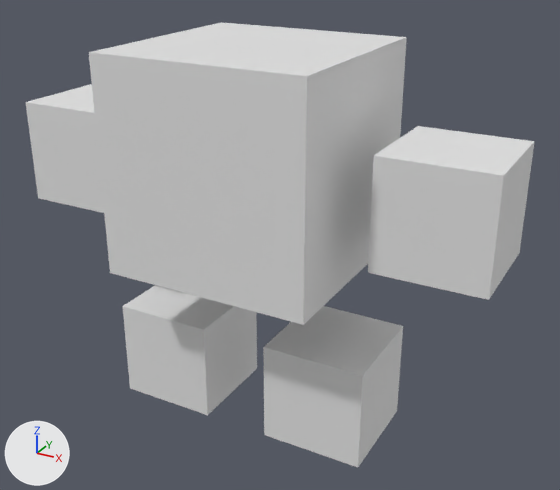
Two versions of the Blender file _sync/游戏开发/丧尸危机复刻/体素艺术/ZeroB.blend, one commit apart.
One viewpoint serves both versions: a camera (50 mm lens) standing at (0.0209, -0.0354, 0.0286) and looking at (0.0011, 0.0005, 0.0107). The axes (+X, +Y, +Z) are drawn at lower left. The lights are the same throughout.

Objects in the first picture: 'ZeroBBody.001', 'ZeroBFootL', 'ZeroBFootR', 'ZeroBHandL', 'ZeroBHandR'.
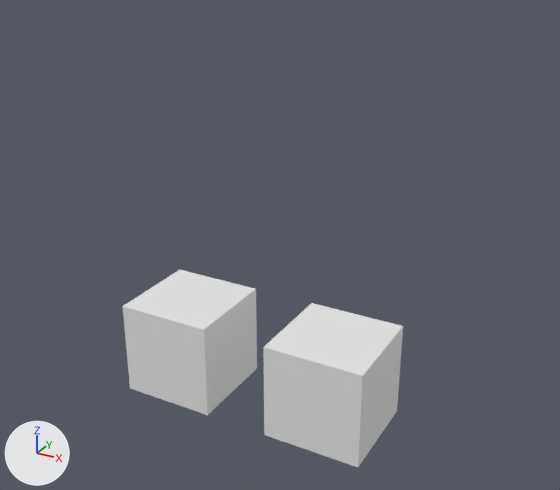
The change, as JSON lines over the scene's bpy script:
```json
{"op": "add", "block": "ob_zerobhandr", "code": "ob_zerobhandr.hide_set(True)"}
{"op": "add", "block": "ob_zerobhandl", "code": "ob_zerobhandl.hide_set(True)"}
{"op": "add", "block": "ob_zerobbody_001", "code": "ob_zerobbody_001.hide_set(True)"}
```

Pixel boxes (x1, y1, x2, y2) of what changed, in the pictures (560 x 490 px):
```json
{"object": "ZeroBBody.001", "change": "hidden", "before": [89, 22, 407, 325]}
{"object": "ZeroBHandR", "change": "hidden", "before": [368, 126, 535, 300]}
{"object": "ZeroBHandL", "change": "hidden", "before": [26, 84, 104, 213]}
```
